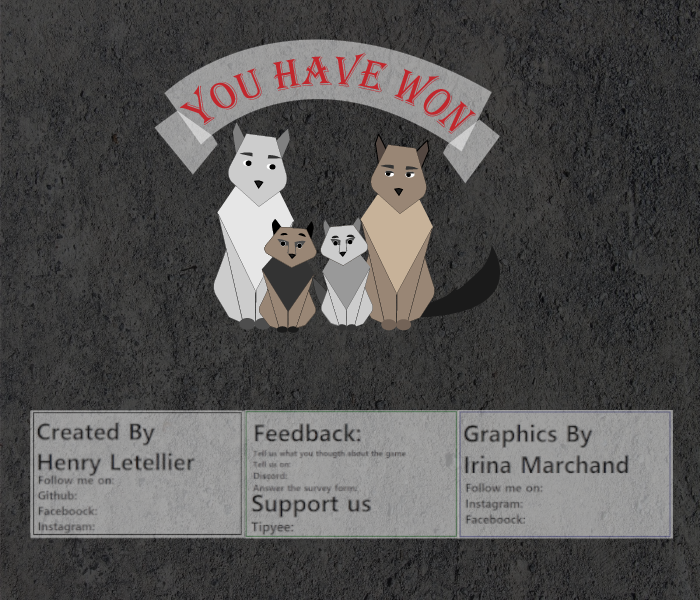
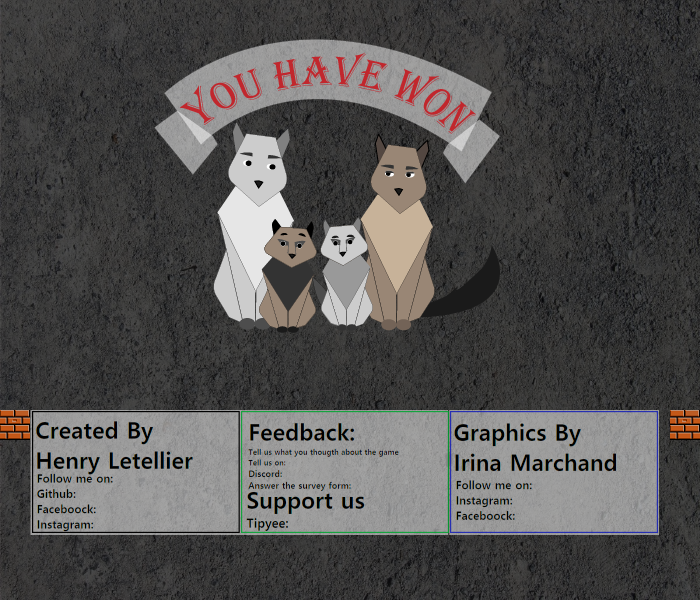
Layer changes from the first 700 x 600 image to the second:
added layer "mur.png #1" above "mur.png" over bbox(670, 410, 700, 440)
added layer "mur.png" above "w_I_M.png" over bbox(0, 410, 30, 440)
added layer "w_I_M.png" above "F_S.png" over bbox(450, 411, 658, 533)
added layer "F_S.png" above "w_H_L.png" over bbox(241, 411, 449, 533)
added layer "w_H_L.png" above "background_I_M" over bbox(32, 411, 240, 533)
renamed "sombre #2" to "background_I_M", painted on it over bbox(449, 410, 673, 539)
renamed "sombre #4" to "Background_F_S", painted on it over bbox(240, 410, 459, 539)
renamed "sombre #3" to "Background_H_L", painted on it over bbox(30, 410, 245, 539)
